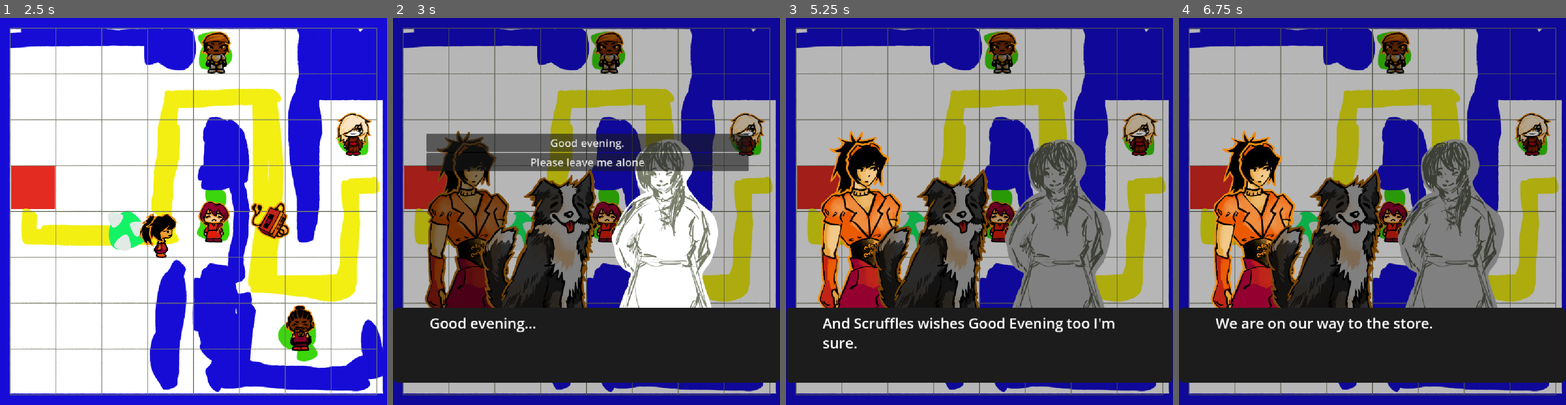
Above: before the commit, frames 1-4 (left to right).
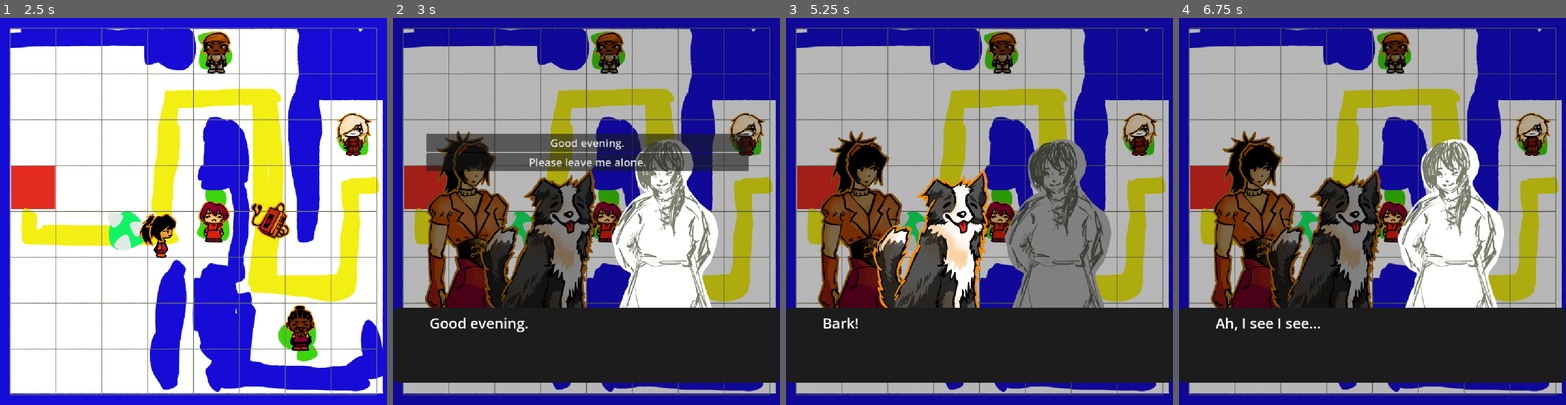
Above: after the commit, the same moments.

Repository: cannonheart/wgj2026
Game: Godot game, scene res://main.tscn
Same seed, same stepped clock (60 frames per second), same inputs: the game is played once before the commit and once after it.
Inputs (mouse positions are in pixels of both pictures, inside the frame that each line leads up to):
- Up to frame 1 (2.5 s): tap Enter at 0.5 s; move the mouse to (278, 192) at 0.52 s; hold D (Right) 0.53-1.25 s; hold Shift 0.53-1.25 s; click (278, 192) at 0.67 s; drag from (116, 230) to (212, 219) at 1.27 s; tap Space at 2 s; move the mouse to (232, 126) at 2.02 s; hold D (Right) from 2.03 s (still down); tap Ctrl at 2.1 s
- Up to frame 2 (3 s): release D (Right) at 2.75 s; drag from (567, 288) to (745, 134) at 2.77 s
- Up to frame 3 (5.25 s): click "Good evening." at 3.5 s; tap Enter at 4.25 s; move the mouse to (1095, 269) at 4.27 s; hold A (Left) 4.28-5 s; tap Alt at 4.35 s; tap Space at 5 s; drag from (863, 153) to (1002, 48) at 5.02 s
- Up to frame 4 (6.75 s): tap Enter at 5.75 s; move the mouse to (1391, 211) at 5.77 s; hold S (Down) 5.78-6.5 s; hold Shift 5.78-6.5 s; click (1391, 211) at 5.92 s; tap Space at 6.5 s; drag from (1314, 114) to (1480, 327) at 6.52 s

Frame 1 is identical in both runs. In frame 2, 0.4% of the frame differs, in the area x 35-66%, y 36-81%; in frame 3, 10%; in frame 4, 14%, in the area x 8-84%, y 29-82%.

Commit message:
andra draft av allting gjort

Diff:
--- a/dialogue_scenes/a1-casette.gd
+++ b/dialogue_scenes/a1-casette.gd
@@ -9,7 +9,9 @@
 	character(Left2, "scruffles"),
 	say(Left, "Scruffy, did you turn on this music?"),
 	say(Left2, "Arf arf."),
-	say(Left, "Yea no."),
+	say(Left, "..."),
+	say(Left2, "Yip?"),
 	say(Left, "We're not going to the store to this music."),
+	say(Left, "I'll turn on something else."),
 	done(),
 ]
--- a/dialogue_scenes/a1-mother.gd
+++ b/dialogue_scenes/a1-mother.gd
@@ -7,39 +7,24 @@
 	character(Left, "yana"),
 	character(Left2, "scruffles"),
 	character(Right, "mother"),
-	say(Right, "Good evening..."),
+	say(Right, "Good evening."),
 	choice([
 		[
 			"Good evening.",
 			say(Left, "Good evening."),
-			say(Left, "And Scruffles wishes Good Evening too I'm sure."),
 			say(Left2, "Bark!"),
-			say(Left, "We are on our way to the store."),
+			say(Left, "We are going to the store to buy sandwiches."),
 			say(Right, "Ah, I see I see..."),
 		],
 		[
-			"Please leave me alone",
-			say(Left, "Please leave me alone, I am busy going to the store."),
-			say(Right, "But I desperately need your help!"),
-			choice([
-				[
-					"No.",
-					done(),
-				],
-				[
-					"Oh fine.",
-					say(Left, "Oh fine, tell me what has happened.")
-				]
-			])
+			"Please leave me alone.",
+			say(Left, "Please leave me alone, I am going to the store."),
+			say(Right, "Oh, okay."),
+			done()
 		]
 	]),
-	say(Right, "Terror has struck me..."),
+	say(Right, "I have a problem."),
 	say(Right, "My children were playing outside in the garden but they are gone now."),
-	say(Right, "They did so back last year as well."),
-	say(Right, "It took me and my wife the whole day to find them!"),
-	say(Right, "Mostly me searching though."),
-	say(Right, "I think she was mostly looking in gutters."),
-	say(Right, "But yes..."),
 	say(Right, "I've lost my children..."),
 	say(Right, "Can you help me?"),
 	choice([[
--- a/dialogue_scenes/a1-smith.gd
+++ b/dialogue_scenes/a1-smith.gd
@@ -8,24 +8,9 @@
 	character(Left2, "scruffles"),
 	character(Right, "smith"),
 	say(Left, "Good evening mister Smith."),
-	say(Left, "You look troubled."),
-	say(Right, "Yes, yes!"),
-	say(Right, "I was beating the armor on the anvil earlier."),
-	say(Right, "Speaking of armor!"),
-	say(Right, "Would you like to buy a piece of armor?"),
-	choice([[
-			"What? No?",
-			say(Left, "What? No?"),
-			say(Left, "What would I even do with it?"),
-			say(Right, "It protects you against monsters!"),
-			say(Left, "[i]Yana wonders if dustbunnies the size of a, well, bunny counts as monstrous.[/i]"),
-			say(Left, "[i]Then she remembers she has a sweeper.[/i]"),
-			say(Left, "[i]And that dustbunnies don't bite back.[/i]"),
-			say(Left, "I think I'm good."),
-			say(Right, "Always worth an attempt!"),
-		],
-	]),
-	say(Right, "Now, to the problem at hand."),
+	say(Right, "Good evening Yana."),
+	say(Right, "I'm very troubled."),
+	say(Right, "I was beating the armor on the anvil earlier..."),
 	choice([
 		[
 			"The store closes soon.",
@@ -40,26 +25,19 @@
 			say(Left, "Please do tell me about it."),
 		]
 	]),
-	say(Right, "I was in the Smithery, beating my anvil."),
-	say(Right, "Sorry, beating my armor on the anvil."),
-	say(Right, "It would be very silly to beat the anvil."),
-	say(Right, "As I was beating, I heard voices shouting and laughing!"),
-	say(Right, "And small feet running past!"),
+	say(Right, "As I was beating the armor, I heard some kids running past me laughing!"),
 	say(Right, "They ran up to the upper floor."),
 	say(Right, "That's where my daughter has her equipment."),
-	say(Right, "And they closed the door with a sword!"),
+	say(Right, "And they blocked the door with something!"),
 	say(Right, "So now I can't get in."),
 	choice([
 		[
-			"Have you talked to them?",
-			say(Left, "Have you tried talking to them?"),
+			"Have you asked them to come out?",
+			say(Left, "Have you asked them to come out?"),
 			say(Right, "..."),
-			say(Right, "How?"),
-			say(Left, "Like, through the door?"),
-			say(Right, "But they must be some sort of horrible fritter!"),
-			say(Right, "Critter I mean, sorry."),
-			say(Right, "I think they might eat the walls!"),
-			say(Right, "Or my daughters concoctions, that'd be bad.")
+			say(Right, "I supposed they wouldn't if I did ask..."),
+			say(Right, "So I didn't..."),
+			say(Right, "Can you ask them?"),
 		],
 		[
 			"Can't your daughter deal with them?",
@@ -70,13 +48,15 @@
 			say(Right, "But she is practicing at the moment."),
 			say(Right, "And I don't want to disturb my sweet child when she is improving her swordswomanship!"),
 			say(Right, "You also happened to be near."),
+			say(Right, "Can you help me!?"),
 		]
 	]),
-	say(Right, "Can you help me!?"),
 	choice([
 		[
 			"No.",
 			say(Left, "No."),
+			say(Left, "My fridge is empty, and I want sandwiches."),
+			say(Left, "I need to go to the store before it closes."),
 		]
 	]),
 	done()
--- a/dialogue_scenes/a1-warlock.gd
+++ b/dialogue_scenes/a1-warlock.gd
@@ -12,31 +12,24 @@
 	say(Left, "You look like you've lost something."),
 	say(Right, "Yes..."),
 	say(Right, "My sword has gone."),
-	say(Right, "I was practicing my swings, then I took a little rest."),
-	say(Right, "I just shut my eyes for a tiny bit, not long at all."),
-	say(Right, "And when I woke my sword was gone."),
+	say(Right, "I was practicing, then I rested."),
+	say(Right, "I shut my eyes for a tiny bit, not long at all."),
+	say(Right, "When I woke my sword was gone."),
 	say(Left, "I see."),
 	say(Left, "Any idea where it went?"),
 	say(Right, "No..."),
-	say(Right, "I just hope noone tries to use it and hurts themselves."),
-	say(Right, "Or someone else..."),
-	say(Left, "Yea that'd be terrible."),
 	choice([
 		[
 			"Good luck finding it.",
-			say(Left, "Good luck finding it."),
-			say(Left, "I don't think anyone would hurt someone with that sword."),
-			say(Left, "Not in this town."),
-			say(Left, "Probably just someone playing a little prank, alright?"),
+			say(Left, "Probably just someone playing a prank, alright?"),
+			say(Left, "I think you'll find it."),
 			say(Right, "You're probably right..."),
 			say(Right, "I'll start searching!"),
 		],
 		[
 			"I'll tell you if I see it",
-			say(Left, "I'll keep an eye open for it."),
-			say(Left, "And tell you if I see it."),
+			say(Left, "I'll tell if you I see it."),
 			say(Right, "Thank you!"),
-			say(Right, "I really appreciate it!"),
 		]
 	]),
 	done()
--- a/dialogue_scenes/a1-woman.gd
+++ b/dialogue_scenes/a1-woman.gd
@@ -7,21 +7,19 @@
 	character(Left, "yana"),
 	character(Left2, "scruffles"),
 	character(Right, "woman"),
-	say(Right, "Oh hello there!"),
-	say(Right, "And hello to you you little cutesy wutesy thingy!"),
-	say(Right, "[i]The woman stretches out her hands and makes scratchy motions in the air.[/i]"),
+	say(Right, "Oh hello there Yana!"),
+	say(Right, "And hello you Scruffles, you little cutesy wutesy thingy!"),
+	say(Left2, "Arf!"),
 	say(Right, "Can I pet your dog?"),
 	choice([
 		[
 			"Sure!",
-			say(Left2, "Arf!"),
-			say(Left2, "[i]Scruffles strains the leash.[/i]"),
 			say(Left, "Sure!"),
 			say(Right, "Yippi!"),
-			say(Right, "[i]She furiously pets the dog.[/i]"),
-			say(Right, "Who's a good boy, who's a good wittle [i]incoherent appreciation noises.[/i]"),
-			say(Left2, "[i]Scruffles looks smugly at you.[/i]"),
-			say(Left2, "[i]He's the one getting pet by the pretty woman.[/i]"),
+			say(Narrator, "[i]She furiously pets the dog.[/i]"),
+			say(Right, "Who's a good boy, who's a good wittle [i]incoherent doglover noises.[/i]"),
+			say(Narrator, "[i]Scruffles looks smugly at you.[/i]"),
+			say(Narrator, "[i]He's the one getting pet by a pretty woman.[/i]"),
 		],
 		[
 			"Nah.",
@@ -34,6 +32,6 @@
 	]),
 	say(Left, "Alright, we'll have to get going now."),
 	say(Left, "Otherwise the store will close will close before we get there."),
-	say(Right, "[i]The woman goes back to doing whatever she was doing earlier."),
+	say(Right, "Bai!"),
 	done()
 ]
--- a/dialogue_scenes/a2-mother.gd
+++ b/dialogue_scenes/a2-mother.gd
@@ -8,29 +8,15 @@
 	character(Left2, "scruffles"),
 	character(Right, "mother"),
 	say(Right, "I have not found my children."),
-	say(Right, "I asked my wife out to search with me as well."),
-	say(Right, "Then I looked away for a minute and she was gone too."),
-	say(Right, "Probably searching in some corner of her own."),
-	say(Left, "So you've lost track of both your wife and kids?"),
-	say(Right, "..."),
-	say(Left, "Just one way to put it!"),
-	say(Left, "You don't have to see it that way if you don't want to!"),
-	say(Right, "Mhm yes."),
+	say(Right, "I asked my wife search with me."),
+	say(Right, "Now she is gone too."),
 	say(Right, "Can you tell my wife to come to me if you see her?"),
 	choice([
 		[
-			"Who is your wife?",
-			say(Left, "How do I tell it's your wife?"),
-			say(Right, "Oh my sweetheart is very easy to spot."),
+			"If I stumble into her then sure.",
+			say(Left, "If I stumble into her then sure."),
 			say(Right, "She's probably adoring a butterfly or something."),
-			say(Right, "She does painting you see."),
-			say(Right, "Urban environments with animals, or things that at least move."),
-			say(Right, "She likes the challenge in painting something that moves."),
-			say(Right, "But she thinks green colours are too expensive, so she doesn't do nature."),
 			say(Left, "I see."),
-			say(Left, "I'm really in a bit of hurry."),
-			say(Left, "Just like when we last talked."),
-			say(Left, "But I'll tell her if I stumble into her."),
 			say(Right, "Thank you!"),
 		],
 		[
@@ -39,8 +25,7 @@
 			say(Right, "..."),
 			say(Right, "Right, the store."),
 			say(Right, "Very important, the store."),
-			say(Right, "For her too."),
-			say(Right, "Good luck on your travels!"),
+			say(Right, "Good luck on the travels."),
 		]
 	]),
 	done()
--- a/dialogue_scenes/a2-smith.gd
+++ b/dialogue_scenes/a2-smith.gd
@@ -11,14 +11,11 @@
 	say(Left, "..."),
 	say(Left2, "Yip..."),
 	say(Right, "..."),
-	say(Left, "I don't think I want to know."),
-	say(Right, "I don't know what to know."),
-	say(Right, "Except that my roof is gone."),
+	say(Left, "Where is your roof?"),
+	say(Right, "I don't know."),
 	say(Right, "There was a fwoosh, and then it was gone."),
-	say(Right, "There is noone on the second floor now."),
-	say(Right, "They're also gone."),
-	say(Left, "Oh."),
-	say(Left, "Do you think they are alright?"),
-	say(Right, "..."),
+	say(Right, "The kids that were there are also gone."),
+	say(Left, "I hope they're alright."),
+	say(Right, "Oh I think they're fine. Can't have flown that far."),
 	done()
 ]
--- a/dialogue_scenes/a2-warlock.gd
+++ b/dialogue_scenes/a2-warlock.gd
@@ -7,26 +7,23 @@
 	character(Left, "yana"),
 	character(Left2, "scruffles"),
 	character(Right, "warlock"),
-	say(Right, "I'm wondering if I forgot to turn on my oven."),
-	say(Right, "Do you think you can go and check on it?"),
+	say(Right, "I think I forgot an experiment on."),
+	say(Right, "It's a an experiment trying to make watery air."),
+	say(Left, "What?"),
+	say(Right, "Like when you take a lot of air and put it in a small space."),
+	say(Right, "If the space is small enough it becomes watery."),
+	say(Right, "But if you touch it the magical field becomes unstable."),
+	say(Right, "And then the watery air suddenly becomes a lot of airy air."),
+	say(Left, "I think it should be fine."),
+	say(Right, "Can you check on it?"),
 	choice([
 		[
-			"No.",
-			say(Left, "No. I'm going to the store."),
+			"I'm busy.",
+			say(Left, "I'm busy going to the store."),
 			say(Left, "I have to get there before it closes."),
 			say(Right, "Oh."),
-			say(Right, "That's very reasonable."),
+			say(Right, "Right."),
 		]
 	]),
-	say(Right, "It's the oven for my canister."),
-	say(Right, "It's a magical canister, contains a lot of air in a very small space."),
-	say(Right, "Useful for cleaning armor! And I'll clean my sword with it!"),
-	say(Right, "When I find it..."),
-	say(Right, "Anyways, those canisters have to be heated or they do unexpected things."),
-	say(Right, "It's what happens with tamed magic."),
-	say(Left, "Right."),
-	say(Left, "Hope it works out alright then."),
-	say(Right, "Yea."),
-	say(Right, "I think it should be fine."),
 	done()
 ]
--- a/dialogue_scenes/a2-woman.gd
+++ b/dialogue_scenes/a2-woman.gd
@@ -12,16 +12,6 @@
 	say(Right, "Hallao!"),
 	choice([
 		[
-			"What the fuck are you doing?",
-			say(Left, "What the fuck are you doing?"),
-			say(Right, "Bugs!"),
-			say(Right, "Well not doing them, in that sense."),
-			say(Right, "I have a wife."),
-			say(Right, "It wouldn't do to do things with bugs then."),
-			say(Right, "Anyways, look at them!"),
-			say(Right, "[i]She points to a crack in the ground. A bunch of ants are fighting a caterpillar.[/i]"),
-		],
-		[
 			"Are you looking at those bugs?",
 			say(Left, "Are you looking at those bugs?"),
 			say(Right, "Yea!"),
@@ -33,27 +23,26 @@
 	]),
 	say(Left2, "[i]Scruffles sniffs the bugs.[/i]"),
 	say(Right, "HEY!"),
-	say(Right, "Don't disturb them!"),
+	say(Right, "Scruffles, don't disturb them!"),
 	say(Right, "Don't upset the order of nature!"),
-	say(Right, "It's beautiful already as it is!"),
-	say(Left2, "[i]Scruffles looks up at the woman.[/i]"),
-	say(Left2, "[i]He beams with puppy eyes at her.[/i]"),
+	say(Narrator, "[i]Scruffles looks up at the woman.[/i]"),
+	say(Narrator, "[i]He beams puppy eyes at her.[/i]"),
 	say(Right, "No touching, okay?"),
-	say(Left2, "[i]Scruffles slowly brings out his tounge and licks the caterpillar.[/i]"),
-	say(Right, "Oh look what you've done!"),
-	say(Right, "The caterpillar is sticky now! And it was about to get out on its own!"),
-	say(Left2, "[i]Scruffles whines.[/i]"),
-	say(Left2, "[i]Then he blows on the caterpillar so it starts rolling.[/i]"),
+	say(Narrator, "[i]Scruffles licks the caterpillar.[/i]"),
+	say(Right, "Oh no!"),
+	say(Right, "You made the caterpillar sticky! It's at a disadvantage now!"),
+	say(Narrator, "[i]Scruffles blows the caterpillar. It rolls.[/i]"),
 	say(Right, "Stop it!"),
 	say(Right, "Oh hey the sticky caterpillar is picking up ants!"),
 	say(Right, "That's cool!"),
-	say(Left2, "[i]Scruffle blows at it again. It disappears into into a drain.[/i]"),
-	say(Right, "[i]The woman stares furiously.[/i]"),
+	say(Narrator, "[i]Scruffle blows at it again. It disappears into into a drain.[/i]"),
+	say(Narrator, "[i]The womans face goes blank.[/i]"),
 	choice([
 		[
 			"Your wife is looking for you.",
+			say(Left, "By the way"),
 			say(Left, "Your wife is looking for you."),
-			say(Right, "Oh right."),
+			say(Right, "Huh? Oh."),
 			say(Right, "I was supposed to do something."),
 			say(Right, "I think it was kind of important."),
 			choice([
@@ -61,14 +50,13 @@
 					"Your kids.",
 					say(Left, "Your kids maybe?"),
 					say(Right, "Shit!"),
-					say(Right, "Yea I was supposed to look them."),
+					say(Right, "Yea I was supposed to search for them."),
 					say(Right, "I should probably do, well, that."),
 					done()
 				],
 				[
 					"[Say nothing.]",
-					say(Left, "[i]Yana doesn't say anything.[/i]"),
-					say(Left, "[i]Despite remembering what she should say.[/i]"),
+					say(Narrator, "[i]Yana doesn't say anything.[/i]"),
 					say(Right, "Oh it's probably nothing!"),
 					say(Right, "But now the caterpillar is gone."),
 					say(Right, "So there isn't really anything more to do here."),
@@ -78,7 +66,7 @@
 						[
 							"No!",
 							say(Left, "No!"),
-							say(Left2, "[i]Growl[/i]"),
+							say(Left2, "Grrrrr."),
 							done(),
 						]
 					])
@@ -86,7 +74,7 @@
 			]),
 		],
 		[
-			"Scruffles, let's leave.",
+			"Let's, uh, leave.",
 			say(Left, "Maybe it's time that we leave now."),
 			say(Left, "Scruffles, come on."),
 		]
--- a/dialogue_scenes/a3-smith.gd
+++ b/dialogue_scenes/a3-smith.gd
@@ -9,13 +9,7 @@
 	character(Right, "smith"),
 	say(Right, "I found my roof!"),
 	say(Right, "And the kids are alright."),
-	say(Left, "Looks like they were very lucky."),
-	say(Right, "Oh I don't know about that, they're very clever, those little buggers."),
-	say(Right, "Probably knew what they were doing."),
-	say(Right, "Maths and whatnot they learn these days."),
-	say(Left, "Possibly."),
-	say(Right, "..."),
-	say(Right, "Do you can check if my daughter is alright?"),
+	say(Right,  "Can you check if my daughter is alright?"),
 	choice([
 		[
 			"She stands next to you!",
@@ -35,6 +29,6 @@
 		]
 	]),
 	say(Right, "Great!"),
-	say(Right, "Now, how do we get the roof back?"),
+	say(Right, "How do we get the roof back?"),
 	done()
 ]
--- a/dialogue_scenes/a3-warlock.gd
+++ b/dialogue_scenes/a3-warlock.gd
@@ -9,14 +9,15 @@
 	character(Right, "warlock"),
 	character(Right2, "sword"),
 	say(Right, "..."),
-	say(Right, "I found my sword..."),
-	say(Right, "It came out of the sky..."),
+	say(Right, "I found my sword."),
+	say(Right, "It flew out of the sky and landed next to me."),
+	say(Right2, "Aye! 't was a good stickin' landing to, right by her foo'."),
 	say(Left, "Maybe it's a sign."),
 	say(Right, "..."),
 	say(Right, "I think I'll visit the priest."),
 	say(Right, "Later."),
-	say(Right, "Maybe some day."),
-	say(Left, "Or in a second life."),
-	say(Right, "Not sure I'm not on my second life right now."),
+	say(Right2, "She won't ever! Ain't seen a pries' 'er 'ole life!"),
+	say(Left, "You'll visit him in a second life."),
+	say(Right, "I think I'm on my second life right now."),
 	done()
 ]
--- a/dialogue_scenes/a3-woman-mother.gd
+++ b/dialogue_scenes/a3-woman-mother.gd
@@ -8,33 +8,29 @@
 	character(Left2, "scruffles"),
 	character(RightF, "mother"),
 	character(RightF2, "woman"),
+	say(Narrator, "[i]Children are running on the roof.[/i]"),
 	say(RightF, "Hey! Come down from there!"),
-	say(Narrator, "[i]Three children are running around on top of the roof.[/i]"),
 	say(RightF2, "Yea! Listen to your mother!"),
 	say(Left2, "Yip?"),
-	say(Left, "..."),
 	choice([
 		[
 			"You can pet Scruffles if you come down!",
 			say(Left, "You can pet Scruffles if you come down!"),
 			say(Left2, "Bark!"),
-			say(Narrator, "[i]The stomping on the roof turns into a tiny conference.[/i]"),
-			say(RightF, "..."),
-			say(RightF, "Clever."),
-			say(RightF2, "Thank you!"),
-			say(Narrator, "[i]The children come running down and circle the dog.[/i]"),
+			say(Narrator, "[i]The kids stop running.[/i]"),
+			say(Narrator, "[i]Then they come running down to the dog.[/i]"),
 		],
 		[
 			"[Leave them to figure it out.]",
 			say(Left, "..."),
 			say(RightF, "Tessie! Don't run so close to the edge!"),
-			say(RightF2, "Come on Tem! You can practice your balance at home!"),
-			say(Narrator, "[i]From the roof: [/i]Can we put up the rope again?"),
+			say(RightF2, "Come on Tem! You don't have to practice your balance right there!"),
+			say(Narrator, "[i]From the roof: [/i]Can we put up the balancing rope?"),
 			say(RightF2, "Yea!"),
-			say(Narrator, "[i]The running round on the roof stops, and a short conference is held.[/i]"),
+			say(Narrator, "[i]The running stops, and a short conference is held.[/i]"),
 			say(Narrator, "[i]From the roof: [/i]Can we have fried bread too?"),
 			say(RightF, "Not today."),
-			say(Narrator, "[i]The committé discusses again.[/i]"),
+			say(Narrator, "[i]The committé discusses further.[/i]"),
 			say(Narrator, "[i]From the roof: [/i]How about tomorrow?"),
 			say(RightF, "..."),
 			say(RightF, "If you help out with the dough."),
@@ -42,13 +38,6 @@
 			say(Narrator, "[i]From the roof: [/i]Can we make funny shapes?"),
 			say(RightF2, "Yes of course you can!"),
 			say(Narrator, "[i]From the roof: [/i]Okay! We'll come down!"),
-			say(RightF, "You're making sure the bread doesn't get out to the neighbours."),
-			say(RightF2, "Yea, I'll make sure to invite their kids to join the making."),
-			say(RightF, "..."),
-			say(RightF, "You're a pain in the ass."),
-			say(RightF2, "I love you."),
-			say(RightF, "I love you too, but you are a pain in the ass."),
-			say(RightF2, "Look! They're coming running!"),
 			done()
 		]
 	]),
--- a/dialogue_scenes/a4-store.gd
+++ b/dialogue_scenes/a4-store.gd
@@ -5,8 +5,8 @@
 
 var story = [
 	say(Narrator, "[i]Yana walks into the store and buys some salami, butter, cheese.[/i]"),
-	say(Narrator, "[i]And some dog treats.[/i]"),
+	say(Narrator, "[i]Just the ingredients for a sandwich.[/i]"),
 	say(Narrator, "[i]Then she leaves the store.[/i]"),
-	say(Narrator, "[i]And the store closes as she walks out.[/i]"),
+	say(Narrator, "[i]And the store closes when she walks out.[/i]"),
 	done()
 ]
--- a/main.tscn
+++ b/main.tscn
@@ -30,6 +30,7 @@
 [ext_resource type="PackedScene" uid="uid://cg7hmdhkx1pco" path="res://dialogue_scenes/a3-woman-mother.tscn" id="25_xuqvo"]
 [ext_resource type="PackedScene" uid="uid://cru2hfoec2pdg" path="res://dialogue_scenes/a3-warlock.tscn" id="26_kq58d"]
 [ext_resource type="PackedScene" uid="uid://dlfx13agheo8k" path="res://dialogue_scenes/a3-smith.tscn" id="27_seu75"]
+[ext_resource type="Texture2D" uid="uid://b7s2av4rvf2ri" path="res://Assets/OverworldSprites/Sword_Sprite.png" id="28_b1qrp"]
 [ext_resource type="PackedScene" uid="uid://cxhuqdu8mt06f" path="res://dialogue_scenes/a4-store.tscn" id="28_seu75"]
 [ext_resource type="Script" uid="uid://u7qk7kjuorbu" path="res://Scripts/dialog_trigger_bread.gd" id="29_htxhm"]
 [ext_resource type="Script" uid="uid://bvmul5pajam8h" path="res://dialog_trigger_store.gd" id="29_ok6jj"]
@@ -212,7 +213,7 @@
 texture = ExtResource("10_cegan")
 
 [node name="warlock" type="Area2D" parent="Overworld/world/act3" unique_id=1872301642 groups=["SceneTransitions"]]
-position = Vector2(179, 320)
+position = Vector2(304, 315)
 script = ExtResource("6_7mycd")
 scene = ExtResource("26_kq58d")
 
@@ -222,8 +223,12 @@
 [node name="Sprite2D" type="Sprite2D" parent="Overworld/world/act3/warlock" unique_id=601522492]
 texture = ExtResource("12_ryguw")
 
+[node name="Sprite2D2" type="Sprite2D" parent="Overworld/world/act3/warlock" unique_id=1896275583]
+position = Vector2(-36, 22)
+texture = ExtResource("28_b1qrp")
+
 [node name="smith" type="Area2D" parent="Overworld/world/act3" unique_id=1177612741 groups=["SceneTransitions"]]
-position = Vector2(311, 312)
+position = Vector2(181, 312)
 script = ExtResource("6_7mycd")
 scene = ExtResource("27_seu75")
 
